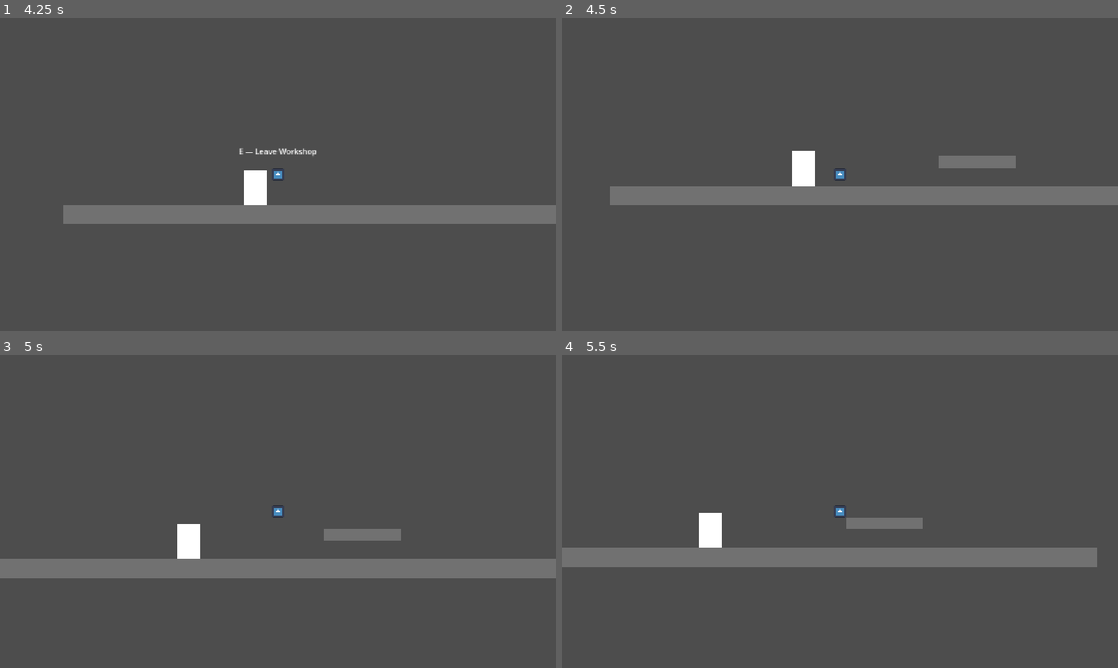
Above: before the commit, frames 1-4 (two rows, left to right).
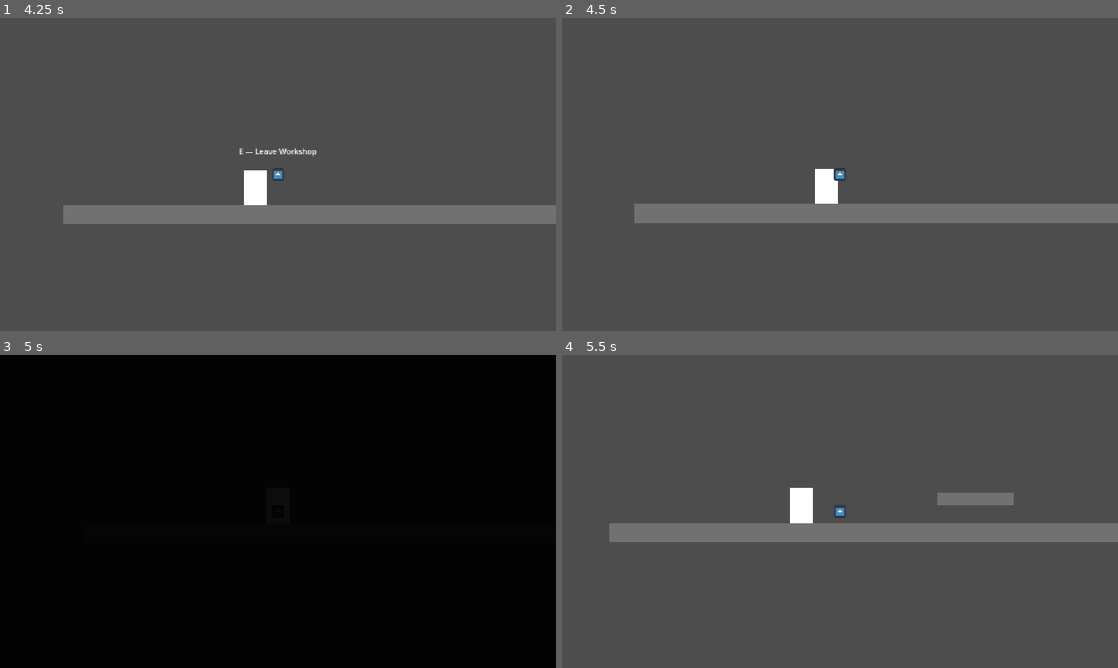
Above: after the commit, the same moments.

Repository: tidusdk/Fairfall_2D
Game: Godot game, scene res://scenes/levels/interiors/workshop_interrior.tscn
Same seed, same stepped clock (60 frames per second), same inputs: the game is played once before the commit and once after it. The project has no main scene, so this scene is started directly. The engine's default icon, where the game draws it, is replaced by a stand-in: a white triangle on a blue panel in a dark square.
Inputs:
- Up to frame 1 (4.25 s): hold E (interact) 0.53-1.28 s; hold D (move_right) 0.53-2.03 s; tap Space (jump) at 0.77, 0.8, 1.07, 1.35, 1.52, 1.82, 2.3, 3.02, 3.32, 3.6, 3.77, 4.07 s; tap E (interact) at 1.55, 2.85 s; hold E (interact) 2.03-2.78 s; hold A (move_left) from 2.03 s (still down)
- Up to frame 2 (4.5 s): release A (move_left) at 4.28 s; hold D (move_right) from 4.28 s (still down); tap E (interact) at 4.35 s
- Up to frame 3 (5 s): keep holding D (move_right); tap Space (jump) at 4.52, 4.82 s
- Up to frame 4 (5.5 s): keep holding D (move_right); hold E (interact) from 5.03 s (still down); tap Space (jump) at 5.3 s

Frame 1 is identical in both runs. In frame 2, 11% of the frame differs, in the area x 8-100%, y 42-66%; in frame 3, 100%, in the area x 0-100%, y 0-100%; in frame 4, 13%.

Commit message:
Coordinate doorway approach, control locking, and scene fades

Diff:
--- a/project.godot
+++ b/project.godot
@@ -16,7 +16,7 @@
 
 [autoload]
 
-SceneTransition="*uid://brg5jvdhlv6ud"
+SceneTransition="*uid://c57wvhwulw2pl"
 
 [display]
 
--- a/scenes/interactables/entrances/door_behavior.gd
+++ b/scenes/interactables/entrances/door_behavior.gd
@@ -4,20 +4,17 @@
 @export var destination_arrival_id: StringName = &"WorkshopDoor"
 
 @onready var interactable: Interactable = get_parent() as Interactable
+@onready var entry_position: Marker2D = $"../EntryPosition"
 
 
 func _ready() -> void:
 	interactable.interacted.connect(_on_interacted)
 
 
-func _on_interacted() -> void:
-	if destination_scene.is_empty():
-		push_warning("Door has no destination scene assigned")
-		return
-
-	SceneTransition.pending_arrival_id = destination_arrival_id
-
-	var error: Error = get_tree().change_scene_to_file(destination_scene)
-
-	if error != OK:
-		push_error("Could not open destination scene: " + destination_scene	)
+func _on_interacted(player: PlayerController) -> void:
+	SceneTransition.travel(
+		player,
+		entry_position.global_position,
+		destination_scene,
+		destination_arrival_id
+	)
--- a/scenes/interactables/entrances/workshop_door.tscn
+++ b/scenes/interactables/entrances/workshop_door.tscn
@@ -22,3 +22,6 @@
 [node name="DoorBehavior" type="Node" parent="." unique_id=2052081050]
 script = ExtResource("2_i22i8")
 destination_scene = "uid://h6flag8qke20"
+
+[node name="EntryPosition" type="Marker2D" parent="." unique_id=954886382]
+position = Vector2(0, -26)
--- a/scenes/interactables/interactable.gd
+++ b/scenes/interactables/interactable.gd
@@ -1,10 +1,10 @@
 class_name Interactable
 extends Area2D
 
-signal interacted
+signal interacted(player: PlayerController)
 
 @export var prompt_text: String = "Interact"
 
-func interact() -> void:
+func interact(player: PlayerController) -> void:
 	print("Interacted: ", prompt_text)
-	interacted.emit()
+	interacted.emit(player)
--- a/scenes/levels/level.gd
+++ b/scenes/levels/level.gd
@@ -10,6 +10,11 @@
 	var arrival_id: StringName = SceneTransition.take_arrival_id()
 	var spawn: Marker2D = _find_arrival(arrival_id)
 	player.respawn_at(spawn.global_position)
+
+	if arrival_id != &"":
+		player.set_controls_enabled(false)
+		SceneTransition.report_arrival(player)
+
 
 func _find_arrival(arrival_id: StringName) -> Marker2D:
 	if arrival_id == &"":
--- a/scenes/player/interaction_detector.gd
+++ b/scenes/player/interaction_detector.gd
@@ -1,6 +1,7 @@
 class_name InteractionDetector
 extends Area2D
 signal target_updated(target: Interactable)
+@export var player: PlayerController
 
 func _ready() -> void:
 	area_entered.connect(_on_area_entered)
@@ -17,12 +18,16 @@
 		print("Left interaction range: ", area.prompt_text)
 
 func _unhandled_input(event: InputEvent) -> void:
+	if not player.controls_enabled:
+		return
+
+		# Your existing interaction input logic continues here
 	if event.is_action_pressed("interact"):
 		var target: Interactable = _find_nearest_interactable()
 
 		if is_instance_valid(target):
 			get_viewport().set_input_as_handled()
-			target.interact()
+			target.interact(player)
 
 func _find_nearest_interactable() -> Interactable:
 	var nearest: Interactable = null
@@ -40,6 +45,10 @@
 
 	return nearest
 
-func _physics_process(delta: float) -> void:
+func _physics_process(_delta: float) -> void:
+	if not player.controls_enabled:
+		target_updated.emit(null)
+		return
+
 	var target: Interactable = _find_nearest_interactable()
 	target_updated.emit(target)
--- a/scenes/player/player.gd
+++ b/scenes/player/player.gd
@@ -8,8 +8,20 @@
 
 var _coyote_time_remaining: float = 0.0
 var _jump_buffer_remaining: float = 0.0
+var controls_enabled: bool = true
+var _is_entering: bool = false
 
 func _physics_process(delta: float) -> void:
+	if _is_entering:
+		return
+
+	if not controls_enabled:
+		if not is_on_floor():
+			velocity += get_gravity() * delta
+
+		move_and_slide()
+		return
+
 	if is_on_floor():
 		_coyote_time_remaining = coyote_time
 	else:
@@ -37,8 +49,31 @@
 
 	move_and_slide()
 
+
 func respawn_at(spawn_position: Vector2) -> void:
 	global_position = spawn_position
 	velocity = Vector2.ZERO
 	_coyote_time_remaining = 0.0
 	_jump_buffer_remaining = 0.0
+
+func set_controls_enabled(enabled: bool) -> void:
+	controls_enabled = enabled
+	velocity.x = 0.0
+	_jump_buffer_remaining = 0.0
+	_coyote_time_remaining = 0.0
+
+func approach_entrance(entry_position: Vector2) -> void:
+	set_controls_enabled(false)
+	_is_entering = true
+	velocity = Vector2.ZERO
+
+	var tween: Tween = create_tween()
+	tween.tween_property(
+		self,
+		"global_position",
+		entry_position,
+		0.3
+	)
+	await tween.finished
+
+	_is_entering = false
--- a/scenes/player/player.tscn
+++ b/scenes/player/player.tscn
@@ -38,10 +38,11 @@
 
 [node name="Camera2D" type="Camera2D" parent="." unique_id=875183637]
 
-[node name="InteractionDetector" type="Area2D" parent="." unique_id=211203672]
+[node name="InteractionDetector" type="Area2D" parent="." unique_id=211203672 node_paths=PackedStringArray("player")]
 collision_layer = 0
 collision_mask = 4
 script = ExtResource("3_gmlin")
+player = NodePath("..")
 
 [node name="CollisionShape2D" type="CollisionShape2D" parent="InteractionDetector" unique_id=599614055]
 shape = SubResource("CircleShape2D_m58bk")
--- a/systems/transitions/scene_transition.gd
+++ b/systems/transitions/scene_transition.gd
@@ -1,8 +1,63 @@
 extends Node
+signal arrival_ready(player: PlayerController)
 
 var pending_arrival_id: StringName = &""
+var _is_transitioning: bool = false
+
+@export var fade_duration: float = 0.35
+
+@onready var fade_rect: ColorRect = $FadeLayer/FadeRect
 
 func take_arrival_id() -> StringName:
 	var arrival_id: StringName = pending_arrival_id
 	pending_arrival_id = &""
 	return arrival_id
+
+func fade_out() -> void:
+	var tween: Tween = create_tween()
+	tween.tween_property(fade_rect, "color:a", 1.0, fade_duration)
+	await tween.finished
+
+
+func fade_in() -> void:
+	var tween: Tween = create_tween()
+	tween.tween_property(fade_rect, "color:a", 0.0, fade_duration)
+	await tween.finished
+
+func report_arrival(player: PlayerController) -> void:
+	arrival_ready.emit(player)
+
+func travel(
+	player: PlayerController,
+	entry_position: Vector2,
+	destination_scene: String,
+	arrival_id: StringName
+) -> void:
+	if _is_transitioning:
+		return
+
+	if destination_scene.is_empty() or arrival_id == &"":
+		push_warning("Travel requires a destination and arrival ID.")
+		return
+
+	_is_transitioning = true
+
+	await player.approach_entrance(entry_position)
+	await fade_out()
+
+	pending_arrival_id = arrival_id
+	var error: Error = get_tree().change_scene_to_file(destination_scene)
+
+	if error != OK:
+		pending_arrival_id = &""
+		await fade_in()
+		player.set_controls_enabled(true)
+		_is_transitioning = false
+		push_error("Could not open destination scene: " + destination_scene)
+		return
+
+	var arriving_player: PlayerController = await arrival_ready
+
+	await fade_in()
+	arriving_player.set_controls_enabled(true)
+	_is_transitioning = false
--- /dev/null
+++ b/systems/transitions/scene_transition.tscn
@@ -0,0 +1,18 @@
+[gd_scene format=3 uid="uid://c57wvhwulw2pl"]
+
+[ext_resource type="Script" uid="uid://brg5jvdhlv6ud" path="res://systems/transitions/scene_transition.gd" id="1_6wflq"]
+
+[node name="SceneTransition" type="Node" unique_id=1183380652]
+script = ExtResource("1_6wflq")
+
+[node name="FadeLayer" type="CanvasLayer" parent="." unique_id=400584281]
+layer = 100
+
+[node name="FadeRect" type="ColorRect" parent="FadeLayer" unique_id=1940825839]
+anchors_preset = 15
+anchor_right = 1.0
+anchor_bottom = 1.0
+grow_horizontal = 2
+grow_vertical = 2
+mouse_filter = 2
+color = Color(0, 0, 0, 0)
